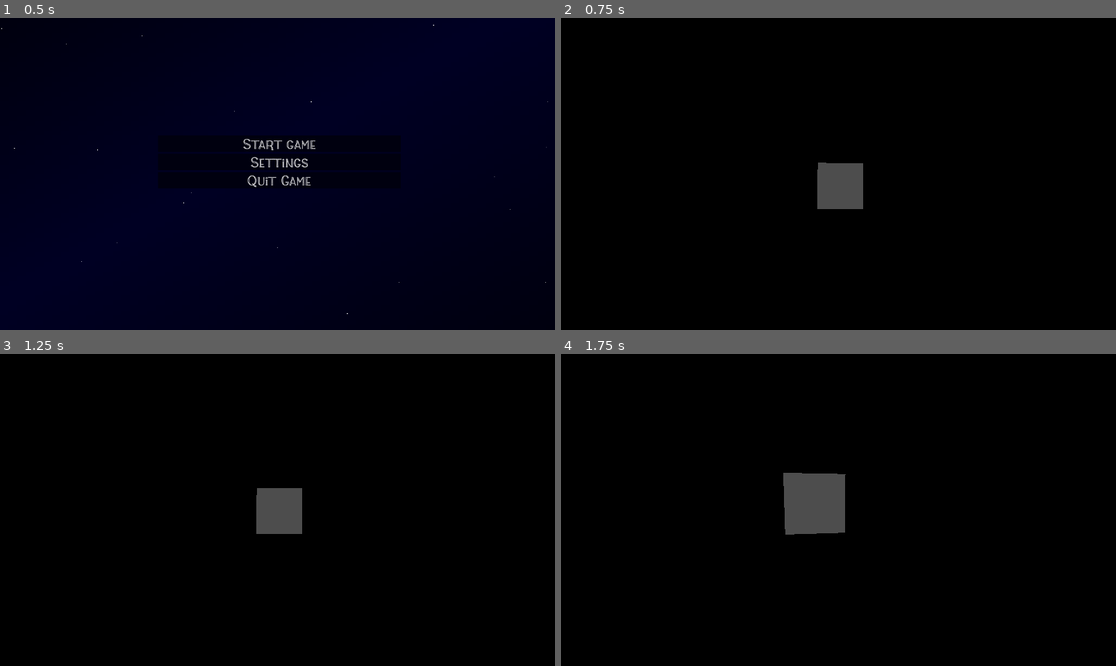
Above: before the commit, frames 1-4 (two rows, left to right).
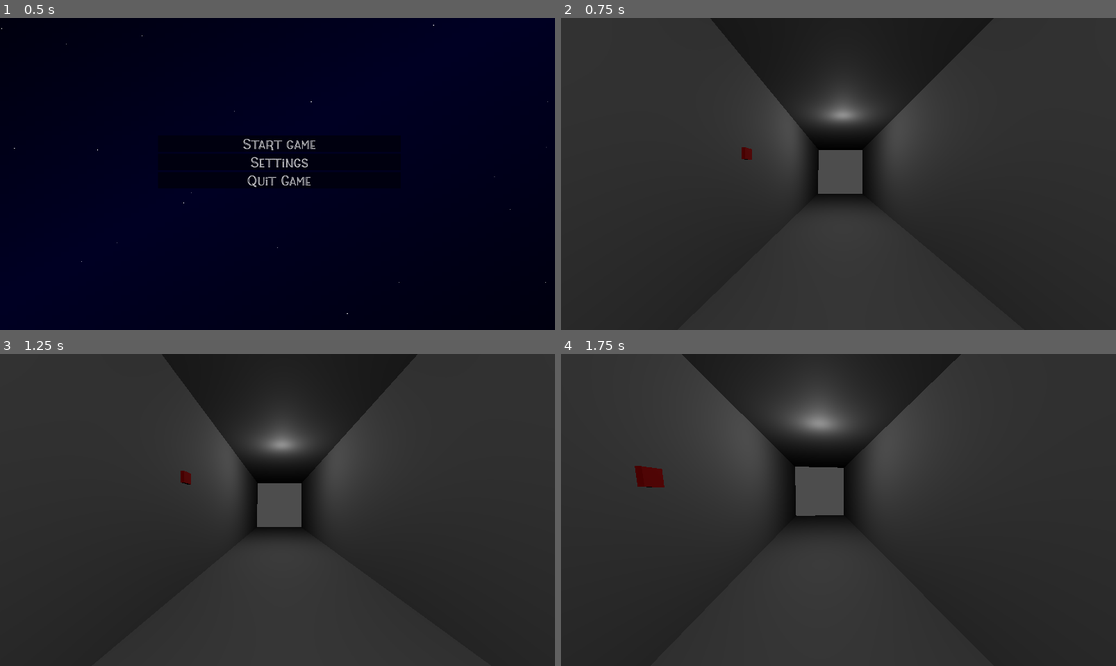
Above: after the commit, the same moments.

Repository: JoonaKhr/3DSpook
Game: Godot game, scene res://Scenes/menu.tscn
Same seed, same stepped clock (60 frames per second), same inputs: the game is played once before the commit and once after it.
Inputs (mouse positions are in pixels of both pictures, inside the frame that each line leads up to):
- Up to frame 1 (0.5 s): no input
- Up to frame 2 (0.75 s): click "Start game" at 0.5 s
- Up to frame 3 (1.25 s): no input
- Up to frame 4 (1.75 s): tap Enter (ui_accept) at 1.25, 1.52 s; move the mouse to (866, 510) at 1.27 s; hold W (forwards) from 1.28 s (still down); click (866, 510) at 1.35 s

Frame 1 is identical in both runs. In frame 2, 97% of the frame differs, in the area x 0-100%, y 0-100%; in frame 3, 97%; in frame 4, 98%.

Commit message:
long player boi

Diff:
--- a/Scenes/Objects/lightswitch.tscn
+++ b/Scenes/Objects/lightswitch.tscn
@@ -27,7 +27,11 @@
 surface_material_override/0 = SubResource("StandardMaterial3D_myplk")
 
 [node name="flickerTimer" type="Timer" parent="."]
-autostart = true
 
+[node name="flickonTimer" type="Timer" parent="."]
+wait_time = 0.2
+
+[connection signal="flicked" from="." to="." method="_on_flicked"]
 [connection signal="press" from="." to="." method="_on_press"]
 [connection signal="timeout" from="flickerTimer" to="." method="_on_flicker_timer_timeout"]
+[connection signal="timeout" from="flickonTimer" to="." method="_on_flickon_timer_timeout"]
--- a/Scenes/Objects/lightswitch_.tscn
+++ b/Scenes/Objects/lightswitch_.tscn
@@ -1,10 +1,17 @@
-[gd_scene load_steps=2 format=3 uid="uid://20pa5ci3afyq"]
+[gd_scene load_steps=3 format=3 uid="uid://cxmo7kdy4cv6h"]
 
 [ext_resource type="PackedScene" uid="uid://c8s6xdsngo3sj" path="res://Scenes/Objects/lightswitch.glb" id="1_6igph"]
 
+[sub_resource type="BoxShape3D" id="BoxShape3D_thvan"]
+size = Vector3(2.44949, 2.59708, 0.352277)
+
 [node name="lightswitch" instance=ExtResource("1_6igph")]
 
-[node name="Sketchfab_model" parent="." index="0"]
+[node name="CollisionShape3D" type="CollisionShape3D" parent="." index="0"]
+transform = Transform3D(1, 0, 0, 0, 1, 0, 0, 0, 1, 0, 0, 0.178192)
+shape = SubResource("BoxShape3D_thvan")
+
+[node name="Sketchfab_model" parent="." index="1"]
 transform = Transform3D(0.04, 0, 0, 0, 0.04, 0, 0, 0, 0.04, 0, 0, 0)
 
 [node name="Object_5" parent="Sketchfab_model/Lightswitch edit_FBX/Object_2/RootNode/lightswitch" index="0"]
--- a/Scenes/PlayerScene.tscn
+++ b/Scenes/PlayerScene.tscn
@@ -4,8 +4,10 @@
 [ext_resource type="PackedScene" path="res://Scenes/pausemenu.tscn" id="2_c0kcq"]
 
 [sub_resource type="CapsuleShape3D" id="CapsuleShape3D_0j8gy"]
+height = 4.0
 
 [sub_resource type="CapsuleMesh" id="CapsuleMesh_rjcbi"]
+height = 4.0
 
 [node name="CharacterBody3D" type="CharacterBody3D"]
 script = ExtResource("1_c4xhs")
@@ -21,7 +23,7 @@
 mesh = SubResource("CapsuleMesh_rjcbi")
 
 [node name="Pivot" type="Node3D" parent="."]
-transform = Transform3D(1, 0, 0, 0, 1, 0, 0, 0, 1, 0, 0.470596, -0.561918)
+transform = Transform3D(1, 0, 0, 0, 1, 0, 0, 0, 1, 0, 1.6396, -0.561918)
 
 [node name="Camera3D" type="Camera3D" parent="Pivot"]
 current = true
--- a/Scenes/node_3d.tscn
+++ b/Scenes/node_3d.tscn
@@ -1,8 +1,7 @@
-[gd_scene load_steps=6 format=3 uid="uid://bwgra6jcr7akn"]
+[gd_scene load_steps=5 format=3 uid="uid://bwgra6jcr7akn"]
 
 [ext_resource type="PackedScene" uid="uid://c0diii2blledv" path="res://Scenes/PlayerScene.tscn" id="1_xlapj"]
 [ext_resource type="PackedScene" uid="uid://cpl46y25c2b2m" path="res://Scenes/Objects/lightswitch.tscn" id="2_ex3f2"]
-[ext_resource type="PackedScene" uid="uid://c8s6xdsngo3sj" path="res://Scenes/Objects/lightswitch.glb" id="3_a0x88"]
 
 [sub_resource type="BoxShape3D" id="BoxShape3D_5nw6q"]
 size = Vector3(20, 0.2, 3)
@@ -13,7 +12,7 @@
 [node name="Node3D" type="Node3D"]
 
 [node name="StaticBody3D" type="StaticBody3D" parent="."]
-transform = Transform3D(1, 0, 0, 0, 1, 0, 0, 0, 1, 0, -1.90991, 0)
+transform = Transform3D(3.26, 0, 0, 0, 3.26, 0, 0, 0, 3.26, 0, -1.90991, 0)
 metadata/_edit_group_ = true
 
 [node name="CollisionShape3D" type="CollisionShape3D" parent="StaticBody3D"]
@@ -52,22 +51,20 @@
 [node name="MeshInstance3D" type="MeshInstance3D" parent="StaticBody3D/StaticBody3D/StaticBody3D/StaticBody3D"]
 mesh = SubResource("BoxMesh_l60q6")
 
-[node name="CharacterBody3D" parent="." instance=ExtResource("1_xlapj")]
-transform = Transform3D(-4.37114e-08, 0, 1, 0, 1, 0, -1, 0, -4.37114e-08, 0, 0, 0)
+[node name="Player" parent="." instance=ExtResource("1_xlapj")]
+transform = Transform3D(-4.37114e-08, 0, 1, 0, 1, 0, -1, 0, -4.37114e-08, 0, 1.10156, 0)
 
 [node name="Lightswitch" parent="." instance=ExtResource("2_ex3f2")]
+transform = Transform3D(1, 0, 0, 0, 1, 0, 0, 0, 1, -7.47548, 3.48222, 4.23781)
 
 [node name="Light2" type="OmniLight3D" parent="Lightswitch"]
-transform = Transform3D(1, 0, 0, 0, 1, 0, 0, 0, 1, -0.783359, 0.727038, -1.31414)
-visible = false
+transform = Transform3D(1, 0, 0, 0, 1, 0, 0, 0, 1, -6.29178, 2.94439, -4.58965)
+omni_range = 30.0
 
 [node name="OmniLight3D4" type="OmniLight3D" parent="Lightswitch"]
-transform = Transform3D(1, 0, 0, 0, 1, 0, 0, 0, 1, 14.3357, 1.03593, -1.27149)
-visible = false
+transform = Transform3D(1, 0, 0, 0, 1, 0, 0, 0, 1, 25.4641, 2.74273, -4.02645)
+omni_range = 30.0
 
 [node name="OmniLight3D2" type="OmniLight3D" parent="Lightswitch"]
-transform = Transform3D(1, 0, 0, 0, 1, 0, 0, 0, 1, 7.17069, 0.966826, -1.47004)
-visible = false
-
-[node name="lightswitch" parent="." instance=ExtResource("3_a0x88")]
-transform = Transform3D(1, 0, 0, 0, 1, 0, 0, 0, 1, 0, 0, 6.86108)
+transform = Transform3D(1, 0, 0, 0, 1, 0, 0, 0, 1, 10.9761, 2.38985, -4.66204)
+omni_range = 30.0
--- a/Scripts/button.gd
+++ b/Scripts/button.gd
@@ -1,8 +1,8 @@
 extends Node
 
 signal press
+signal flicked
 var lights = []
-
 # Called when the node enters the scene tree for the first time.
 func _ready():
 	for child in get_children():
@@ -11,19 +11,16 @@
 
 	print(lights)
 
-
-# Called every frame. 'delta' is the elapsed time since the previous frame.
-func _process(delta):
-	pass
-
 func randomFlicker():
-	$flickerTimer.wait_time = randf_range(5, 100)
+	$flickerTimer.wait_time = randf_range(60, 240)
+	$flickerTimer.start()
 
 func _on_press():
 	for light in lights:
 		if light.visible:
 			light.visible = false
 		else:
+			randomFlicker()
 			light.visible = true
 
 
@@ -31,5 +28,3 @@
 	var light = lights.pick_random()
 	if light.visible:
 		light.visible = false
-	else:
-		light.visible = true
Not shown: 1 places in Scenes/menu.tscn that only renumber resources
Not shown: 1 places in Scenes/room.tscn that only renumber resources
Not shown: 1 places in default_theme.tres that only renumber resources
